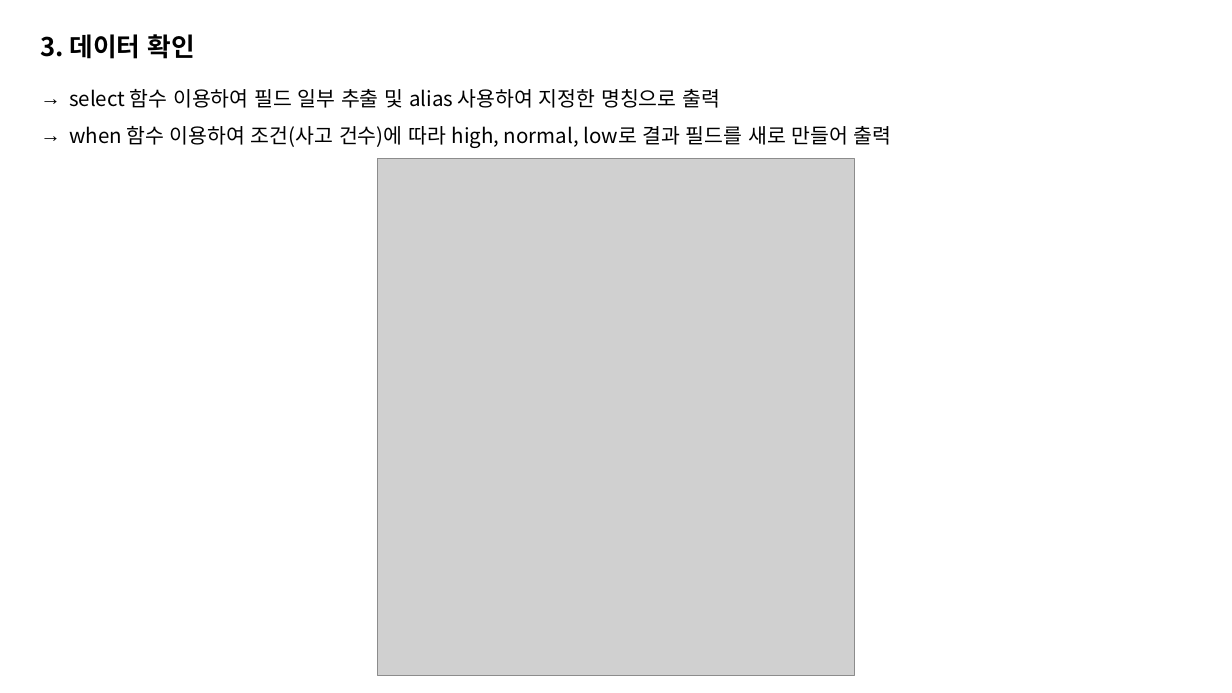
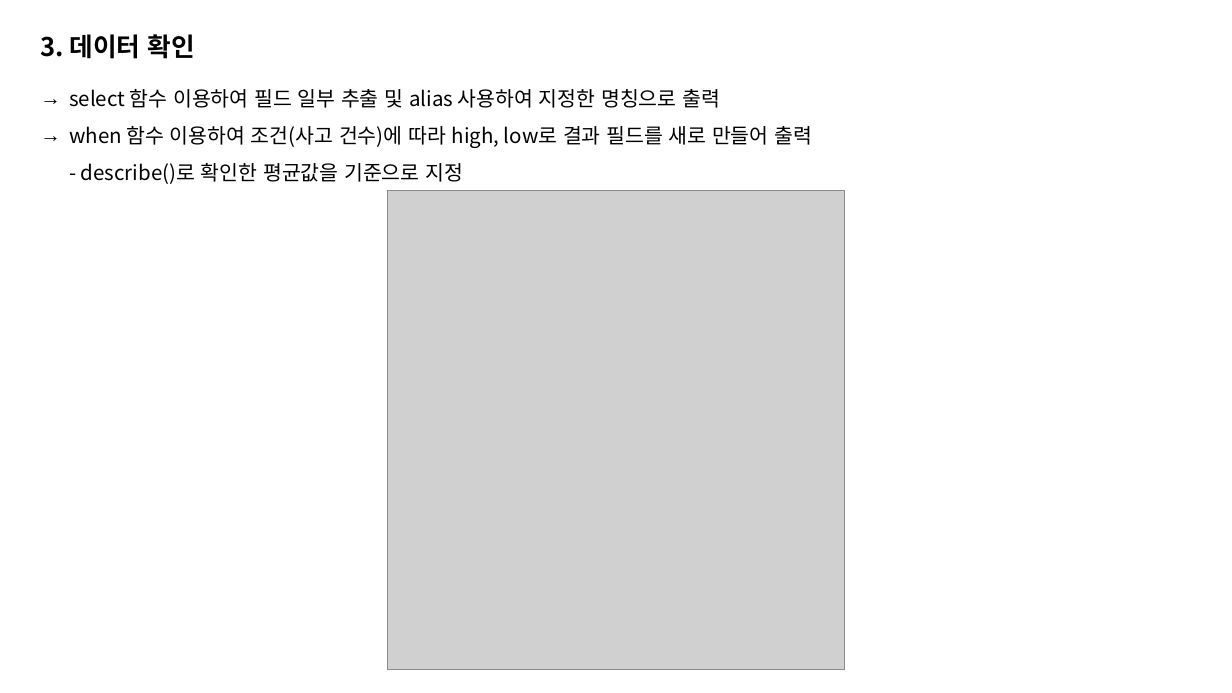
Before and after one commit to kjjh714/minipj_pyspark, a slide deck: slide 9 of PySpark.pptx. Drawn at 1232x693 pixels with LibreOffice and Linux fonts; fonts in the diff are those of the drawing; grey boxes stand for pictures. Boxes give left, top, right and bottom in pixels: in the first picture for what was removed or moved away, otherwise in the second. Text is boxed around its words. In the diff, an @@ line names an element or a change of style, - is before the commit and + after.

```diff
--- a/PySpark.pptx
+++ b/PySpark.pptx
@@ text at (69, 126, 812, 184): text changed @@
-→ when 함수 이용하여 조건(사고 건수)에 따라 high, normal, low로 결과 필드를 새로 만들어 출력
+→ when 함수 이용하여 조건(사고 건수)에 따라 high, low로 결과 필드를 새로 만들어 출력
+  - describe()로 확인한 평균값을 기준으로 지정
@@ picture: place and size @@
-picture at (378, 159, 854, 676)
+picture at (388, 190, 845, 669)
```
Also in this commit, not shown: 2 other files.
